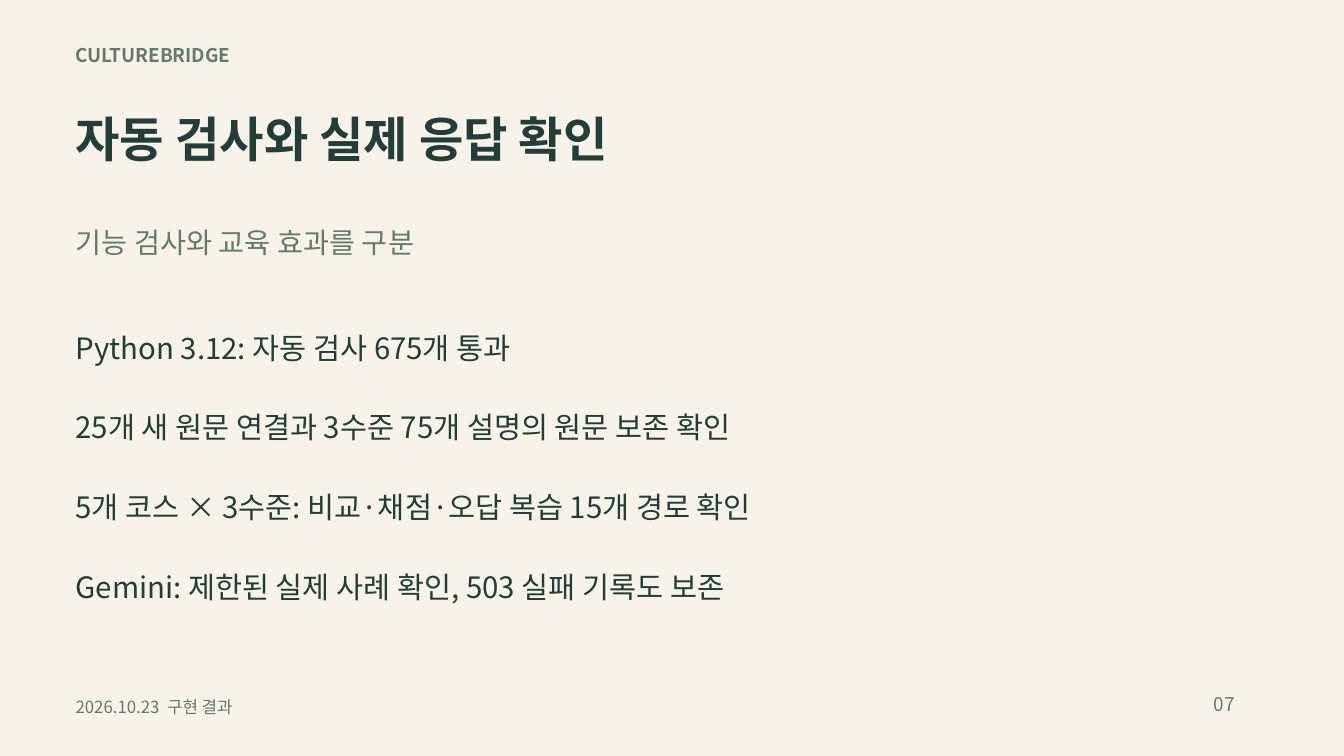
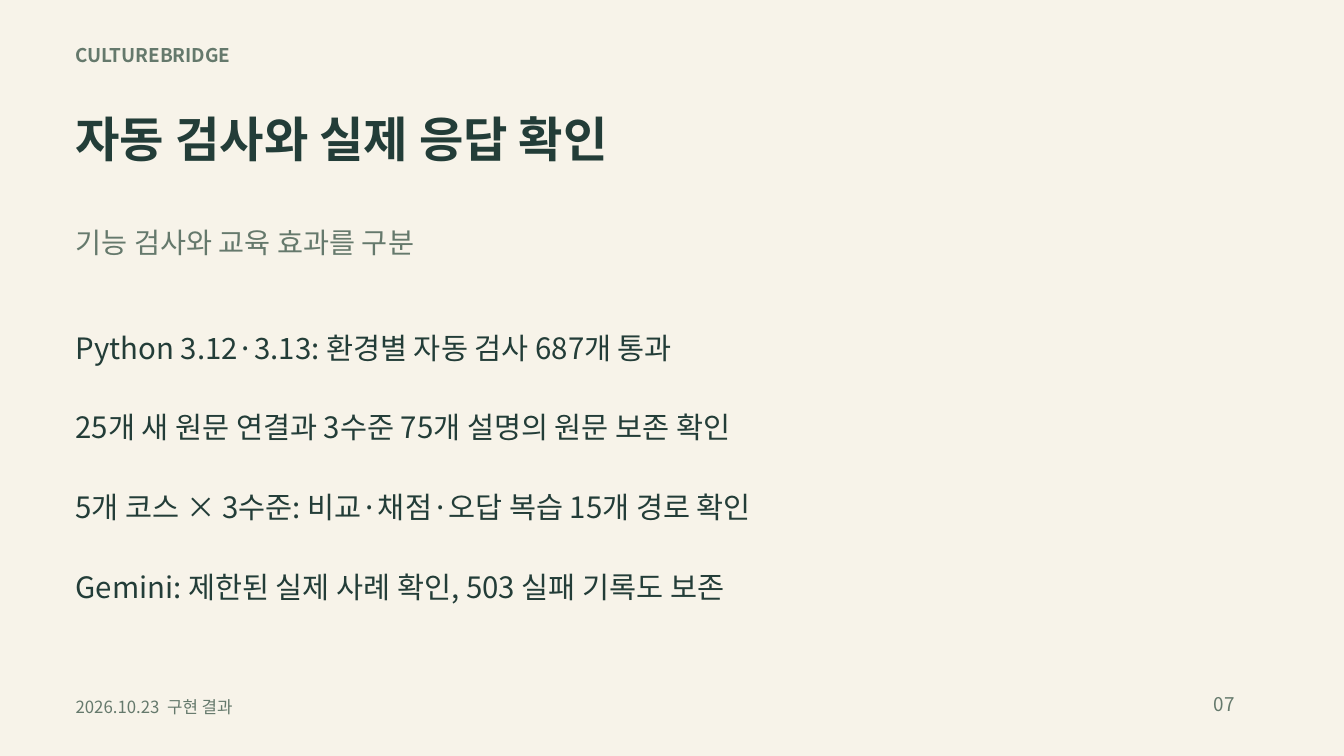
Before and after one commit to sangyeop12/culturebridge, a slide deck: slide 7 of docs/CultureBridge_구현결과_발표_2026-10-23.pptx. Drawn at 1344x756 pixels with LibreOffice and Linux fonts; fonts in the diff are those of the drawing. Boxes give left, top, right and bottom in pixels: in the first picture for what was removed or moved away, otherwise in the second. Text is boxed around its words. In the diff, an @@ line names an element or a change of style, - is before the commit and + after.

```diff
--- a/docs/CultureBridge_구현결과_발표_2026-10-23.pptx
+++ b/docs/CultureBridge_구현결과_발표_2026-10-23.pptx
@@ text at (x1=76, y1=334, x2=672, y2=366): text changed @@
-Python 3.12: 자동 검사 675개 통과
+Python 3.12·3.13: 환경별 자동 검사 687개 통과
```
Also in this commit, not shown: 1 other slide changed, 22 other files.
